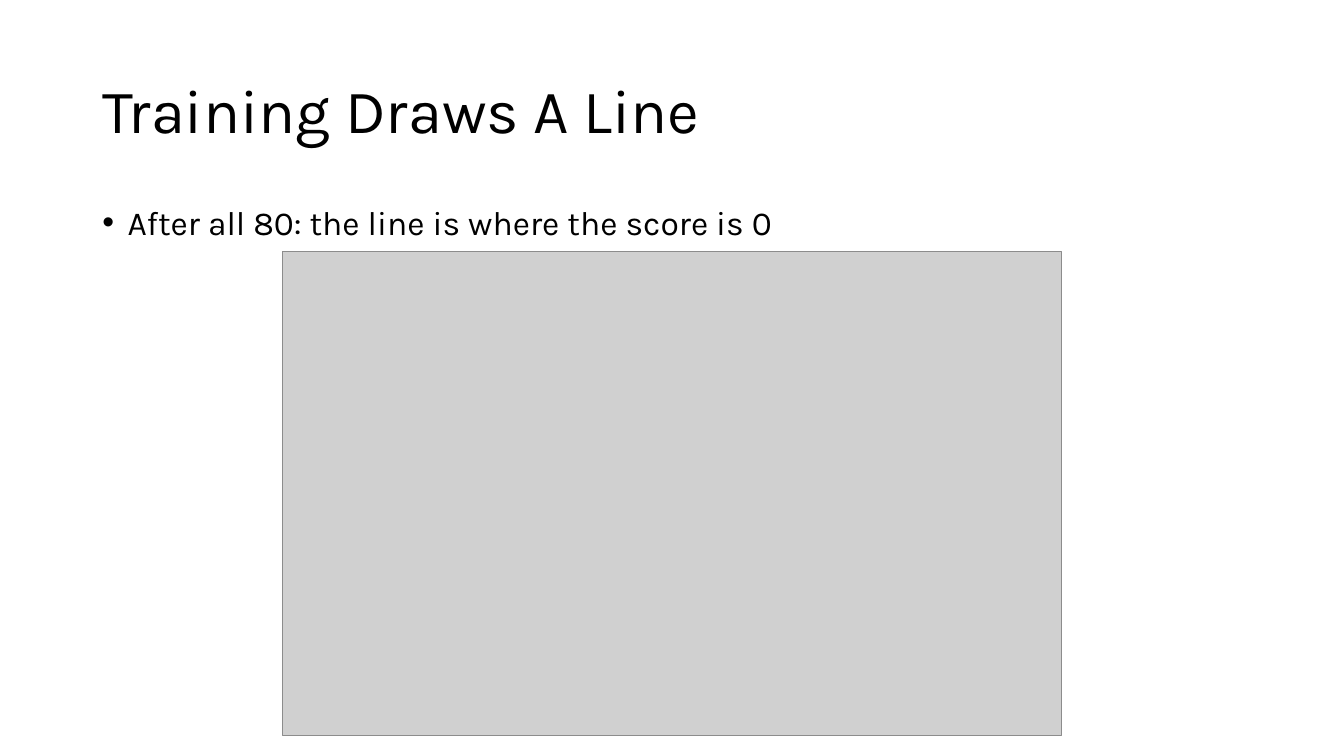
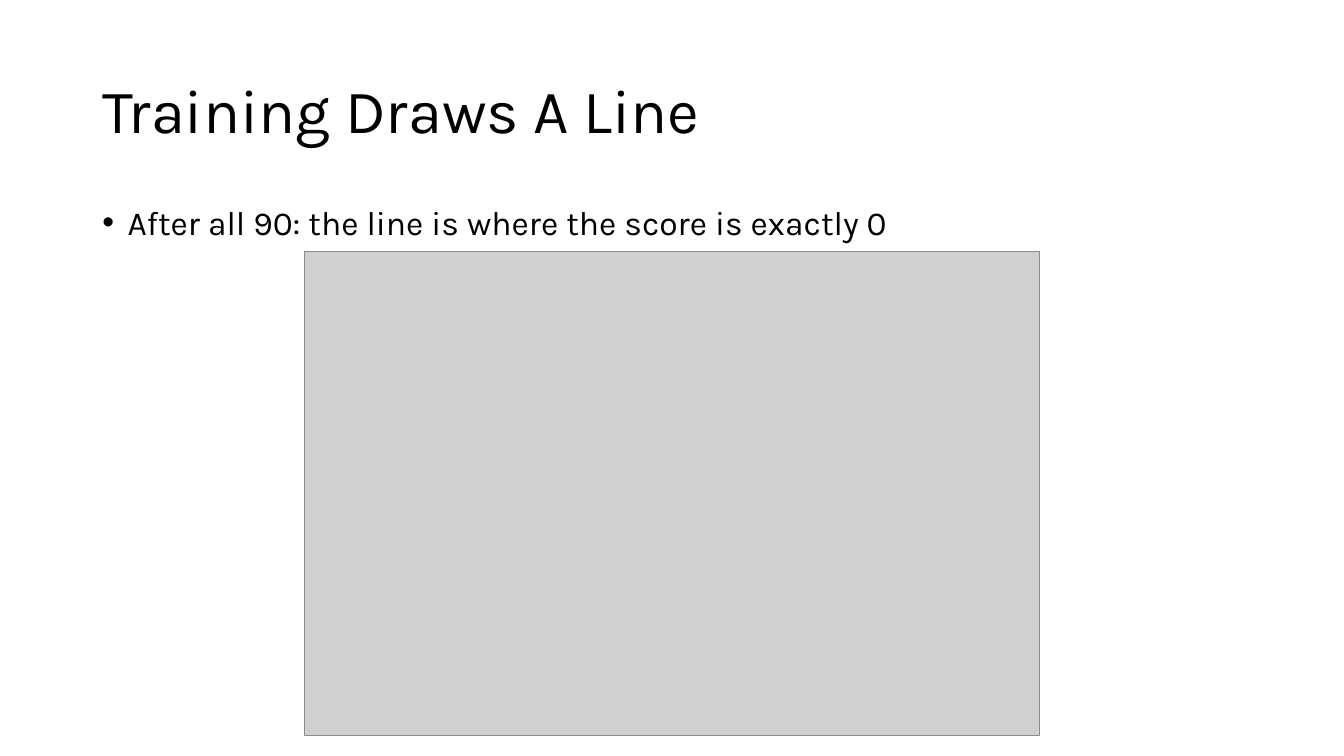
Before and after one commit to IslamTayeb/tzu-vs-taylor, a slide deck: slide 17 of slides/tzu_vs_taylor_lecture.pptx. Drawn at 1344x756 pixels with LibreOffice and Linux fonts; fonts in the diff are those of the drawing; grey boxes stand for pictures. Boxes give left, top, right and bottom in pixels: in the first picture for what was removed or moved away, otherwise in the second. Text is boxed around its words. In the diff, an @@ line names an element or a change of style, - is before the commit and + after.

```diff
--- a/slides/tzu_vs_taylor_lecture.pptx
+++ b/slides/tzu_vs_taylor_lecture.pptx
@@ text at [128,212,887,244]: text changed @@
-• After all 80: the line is where the score is 0
+• After all 90: the line is where the score is exactly 0
@@ picture: place and size @@
-picture at [282,252,1061,736]
+picture at [304,252,1040,736]
```
Also in this commit, not shown: 4 other slides changed, 1 slide added, 1 slide removed, 25 other files.
